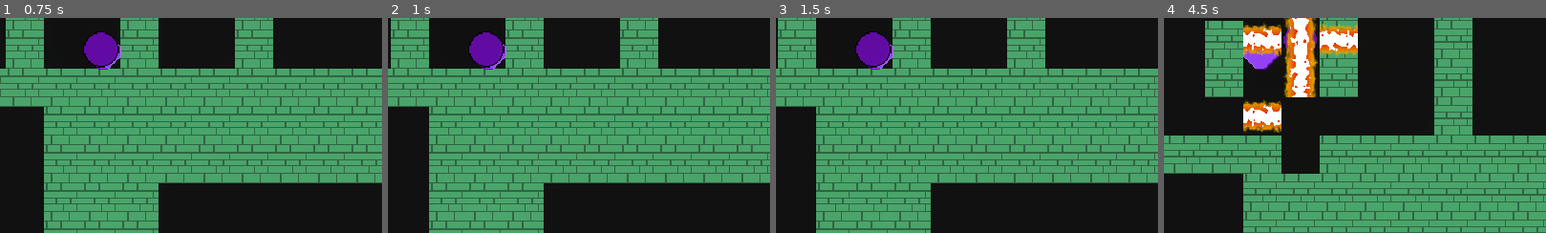
Above: before the commit, frames 1-4 (left to right).
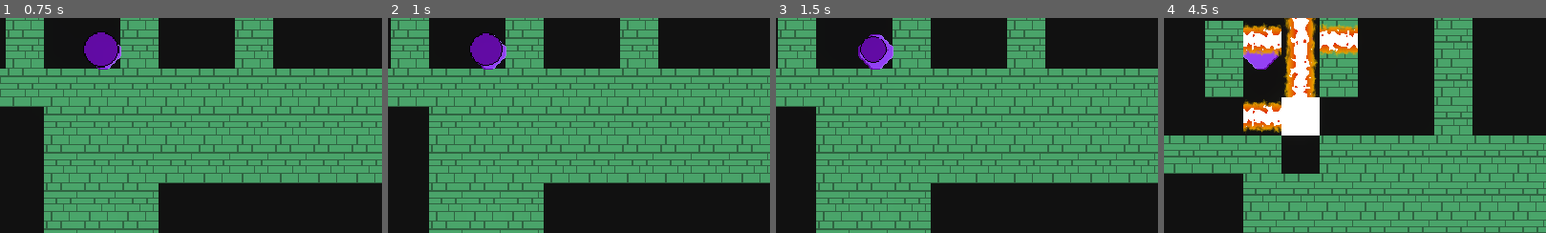
Above: after the commit, the same moments.

Repository: zaftnotameni/how-do-you-say-godot
Game: Godot game, scene res://godot/game/main.tscn
Same seed, same stepped clock (60 frames per second), same inputs: the game is played once before the commit and once after it.
Inputs:
- Up to frame 1 (0.75 s): hold D (p1_right) from 0.53 s (still down); tap Space (p1_place_bomb) at 0.6 s
- Up to frame 2 (1 s): keep holding D (p1_right)
- Up to frame 3 (1.5 s): release D (p1_right) at 1.28 s; hold S (p1_down) from 1.28 s (still down); tap Space (p1_place_bomb) at 1.35 s
- Up to frame 4 (4.5 s): tap Enter at 2 s; release S (p1_down) at 2.03 s; hold D (p1_right) 2.03-2.78 s; tap Space (p1_place_bomb) at 2.1, 2.75, 2.85, 3.6, 4.35 s; hold W (p1_up) 2.78-3.53 s; hold A (p1_left) from 3.53 s (still down)
The pictures show only the part of the screen within x 37-87%, y 42-92%; the shares and areas given below are measured in that part.

Frame 1 is identical in both runs. In frame 2, 0.2% of the frame differs, in the area x 21-31%, y 6-24%; in frame 3, 0.5%; in frame 4, 2.0%, in the area x 30-41%, y 4-55%.
Error in both runs: Invalid access to property or key 'power' on a base object of type 'Node2D'. (res://godot/bomb/explosion_cast.gd:6)

Commit message:
explosion and bomb sounds

Diff:
--- a/godot-man/godot/bomb/bomb.gd
+++ b/godot-man/godot/bomb/bomb.gd
@@ -2,3 +2,14 @@
 
 var power := 2
 var countdown := 3
+
+@onready var placed_sound := $bomb_placed_sound
+
+func _ready() -> void:
+  placed_sound.play()
+  var tween := create_tween()
+  tween.set_trans(Tween.TRANS_BOUNCE)
+  tween.set_ease(Tween.EASE_IN)
+  tween.set_loops(countdown)
+  tween.tween_property(self, 'scale', Vector2(0.75, 0.75), 0.85)
+  tween.tween_property(self, 'scale', Vector2(1.05, 1.05), 0.15)
--- a/godot-man/godot/bomb/bomb.tscn
+++ b/godot-man/godot/bomb/bomb.tscn
@@ -1,9 +1,10 @@
-[gd_scene load_steps=6 format=3 uid="uid://b8t1et8gbuint"]
+[gd_scene load_steps=7 format=3 uid="uid://b8t1et8gbuint"]
 
 [ext_resource type="Script" path="res://godot/bomb/bomb.gd" id="1_3e10u"]
 [ext_resource type="Texture2D" uid="uid://c2djxadftjk03" path="res://art/bomb.png" id="1_se72v"]
 [ext_resource type="Script" path="res://godot/bomb/bomb_collision_box.gd" id="2_4g3ap"]
 [ext_resource type="Script" path="res://godot/bomb/bomb_logic.gd" id="3_ui10p"]
+[ext_resource type="AudioStream" uid="uid://b4ienw2svserp" path="res://art/sound/bomb_placed.wav" id="5_4q7ih"]
 
 [sub_resource type="RectangleShape2D" id="RectangleShape2D_fohp2"]
 size = Vector2(32, 32)
@@ -32,3 +33,6 @@
 
 [node name="bomb_detection_box" type="CollisionShape2D" parent="bomb_detection_area"]
 shape = SubResource("RectangleShape2D_fohp2")
+
+[node name="bomb_placed_sound" type="AudioStreamPlayer2D" parent="."]
+stream = ExtResource("5_4q7ih")
--- a/godot-man/godot/bomb/explosion.gd
+++ b/godot-man/godot/bomb/explosion.gd
@@ -3,7 +3,15 @@
 var power := 2
 var countdown := 3
 
+@onready var explosion_center := $explosion_center
+@onready var explosion_sound := $explosion_sound
+
 signal on_explosion_started()
 
+func _ready() -> void:
+  explosion_center.hide()
+
 func start_explosion():
+  explosion_sound.play()
+  explosion_center.show()
   on_explosion_started.emit()
--- a/godot-man/godot/bomb/explosion.tscn
+++ b/godot-man/godot/bomb/explosion.tscn
@@ -1,8 +1,10 @@
-[gd_scene load_steps=4 format=3 uid="uid://umlpav6j11bp"]
+[gd_scene load_steps=6 format=3 uid="uid://umlpav6j11bp"]
 
 [ext_resource type="PackedScene" uid="uid://b7qm0yxshekdk" path="res://godot/bomb/explosion_line.tscn" id="1_67pp5"]
 [ext_resource type="Script" path="res://godot/bomb/explosion_cast.gd" id="1_fm7dk"]
 [ext_resource type="Script" path="res://godot/bomb/explosion.gd" id="1_xi7i2"]
+[ext_resource type="Texture2D" uid="uid://ra8i7o8ob7p3" path="res://art/explosion.png" id="3_tqk7h"]
+[ext_resource type="AudioStream" uid="uid://qrdh1pt537lc" path="res://art/sound/bomb_explodes.wav" id="5_dclta"]
 
 [node name="explosion" type="Node2D"]
 script = ExtResource("1_xi7i2")
@@ -21,6 +23,11 @@
 [node name="explosion_right" parent="." instance=ExtResource("1_67pp5")]
 position = Vector2(16, 0)
 rotation = -1.5708
+
+[node name="explosion_center" type="Node2D" parent="."]
+
+[node name="sprite_2d" type="Sprite2D" parent="explosion_center"]
+texture = ExtResource("3_tqk7h")
 
 [node name="casts" type="Node2D" parent="."]
 texture_filter = 1
@@ -52,3 +59,6 @@
 target_position = Vector2(0, 16)
 collision_mask = 3
 script = ExtResource("1_fm7dk")
+
+[node name="explosion_sound" type="AudioStreamPlayer2D" parent="."]
+stream = ExtResource("5_dclta")
Not shown, added: godot-man/art/sound/bomb_explodes.wav.import
Not shown, added: godot-man/art/sound/bomb_placed.wav.import
Not shown, added: godot-man/art/sound/bomb_explodes.wav
Not shown, added: godot-man/art/sound/bomb_placed.wav
